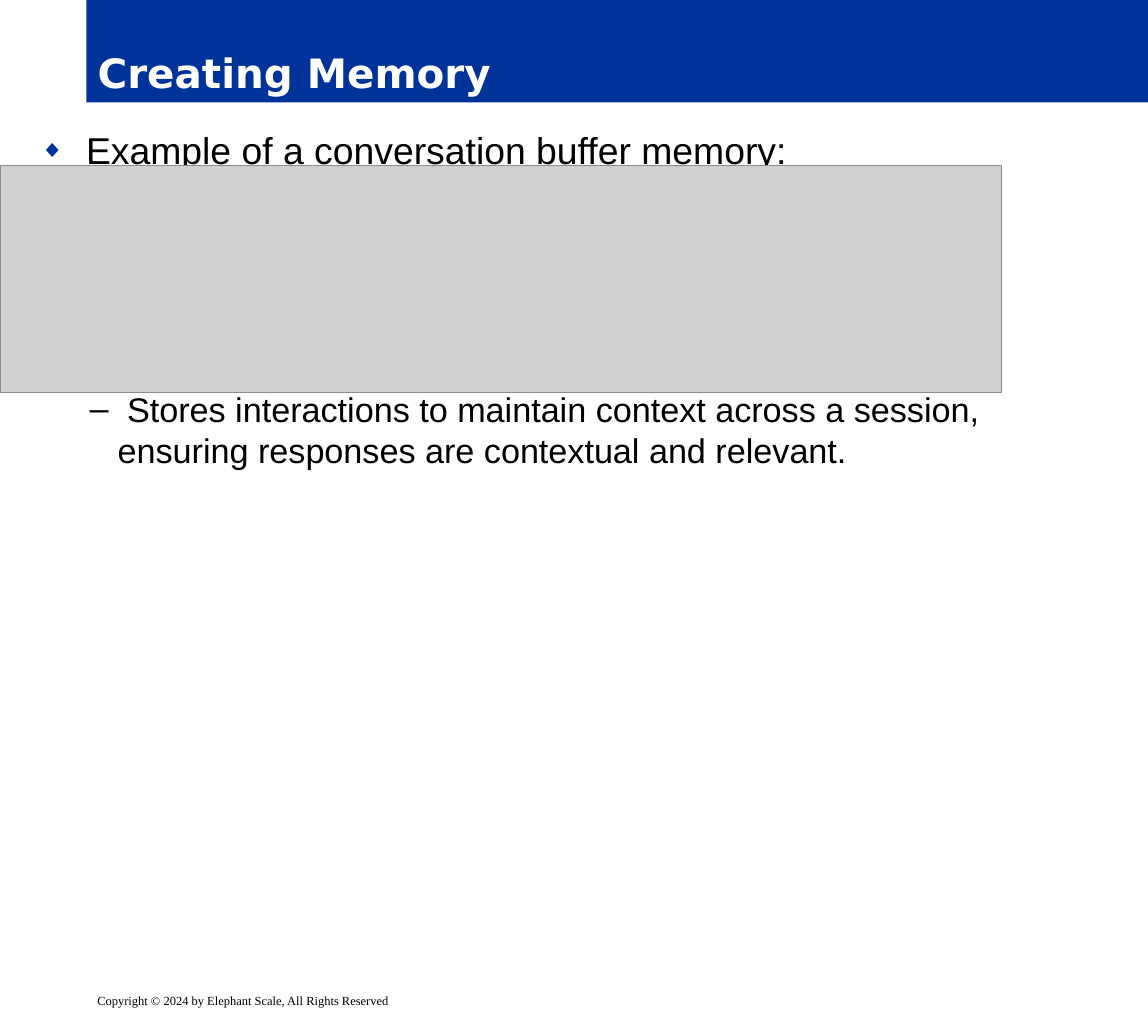
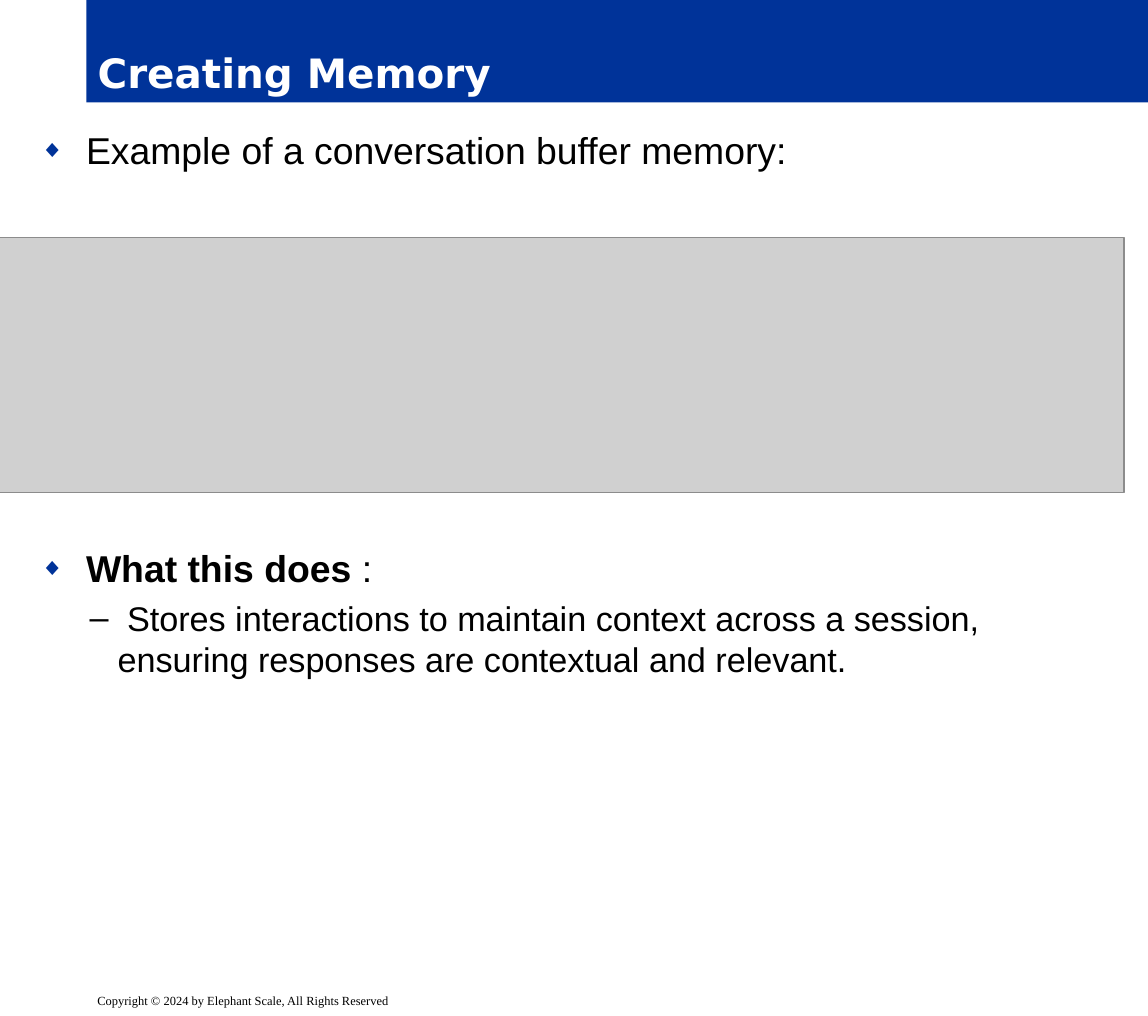
Before and after one commit to elephantscale/es-training-new, a slide deck: slide 12 of building-ai-applications/ready/04__Langchain.pptx. Drawn at 1148x1016 pixels with LibreOffice and Linux fonts; fonts in the diff are those of the drawing; grey boxes stand for pictures; background and template pictures are left out. Boxes give left, top, right and bottom in pixels: in the first picture for what was removed or moved away, otherwise in the second. Text is boxed around its words. In the diff, an @@ line names an element or a change of style, - is before the commit and + after.

```diff
--- a/building-ai-applications/ready/04__Langchain.pptx
+++ b/building-ai-applications/ready/04__Langchain.pptx
@@ text "Example of a conversation buffer ..." rewrapped from <box>86,137,979,469</box> to <box>86,137,979,678</box> @@
@@ picture: place and size @@
-picture at <box>0,166,1001,393</box>
+picture at <box>0,237,1124,493</box>
```
Also in this commit, not shown: 10 other slides changed.
